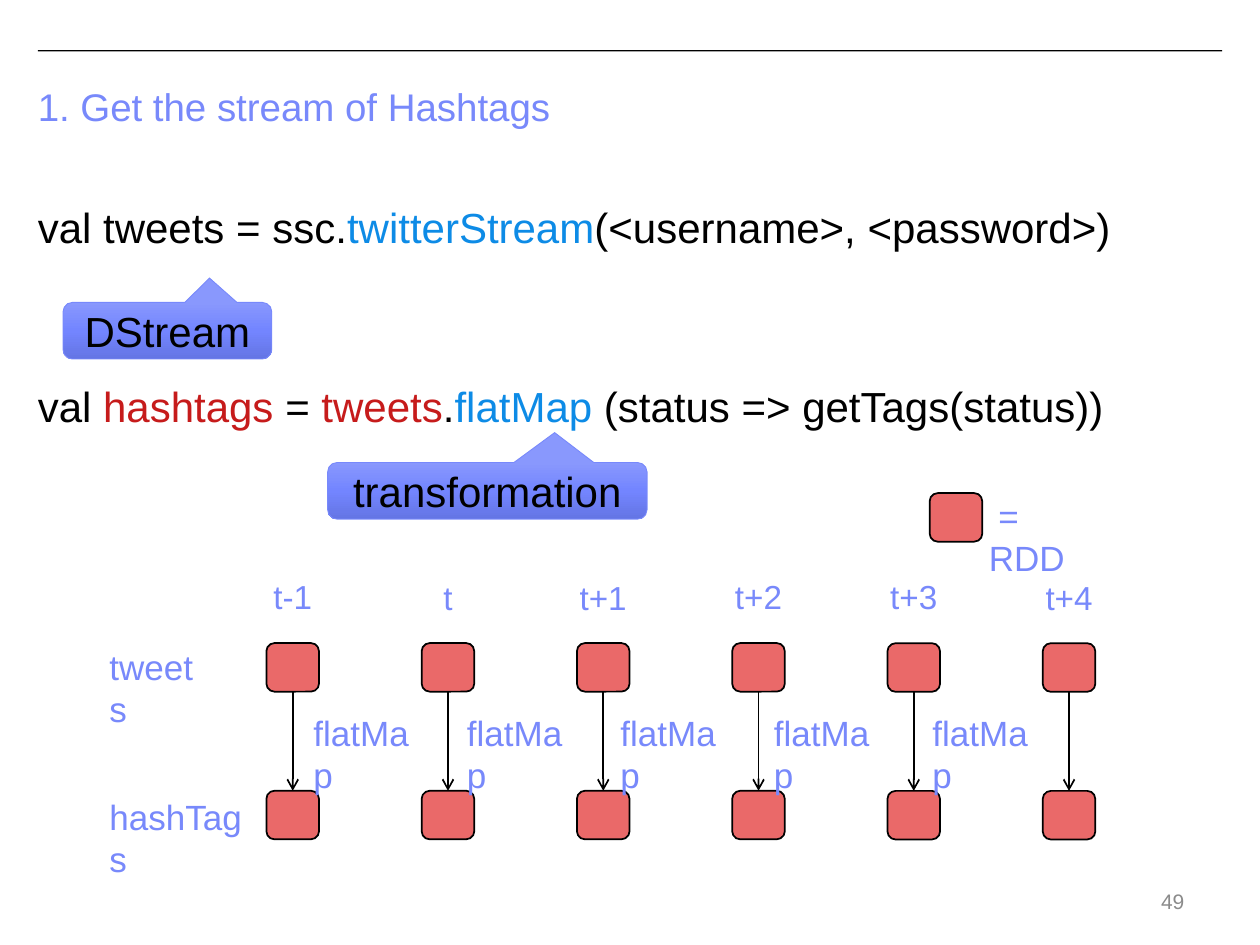
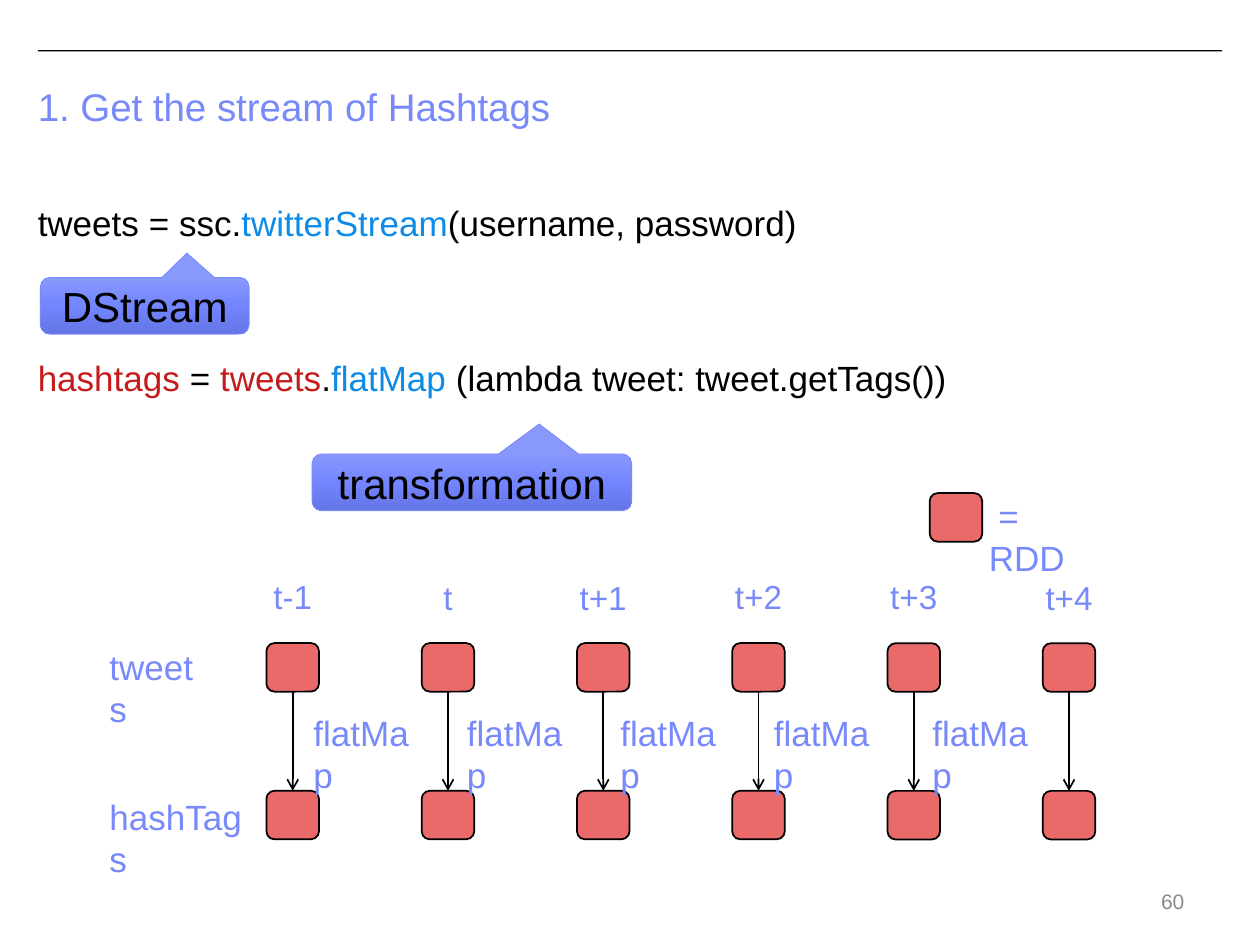
Before and after one commit to CS-W4121/cs-w4121.github.io, a slide deck: slide 60 of slides/Topic 6 - MapReduce and Spark.pptx (slide 49 before the commit). Drawn at 1260x945 pixels with LibreOffice and Linux fonts; fonts in the diff are those of the drawing. Boxes give left, top, right and bottom in pixels: in the first picture for what was removed or moved away, otherwise in the second. Text is boxed around its words. In the diff, an @@ line names an element or a change of style, - is before the commit and + after.

```diff
--- a/slides/Topic 6 - MapReduce and Spark.pptx
+++ b/slides/Topic 6 - MapReduce and Spark.pptx
@@ text at [38,210,946,398]: text changed; size 24 to 20 pt @@
-val tweets = ssc.twitterStream(<username>, <password>)
-val hashtags = tweets.flatMap (status => getTags(status))
+tweets = ssc.twitterStream(username, password)
+hashtags = tweets.flatMap (lambda tweet: tweet.getTags())
@@ rounded speech box "DStream": place and size @@
-rounded speech box "DStream" at [63,302,272,359]
+rounded speech box "DStream" at [40,277,249,334]
@@ rounded speech box "transformation": place and size @@
-rounded speech box "transformation" at [328,462,648,519]
+rounded speech box "transformation" at [312,454,633,510]
@@ page number at [1161,894,1184,909]: text changed @@
-49
+60
```
Also in this commit, not shown: 3 other slides changed, 11 slides added, 3 other files.
